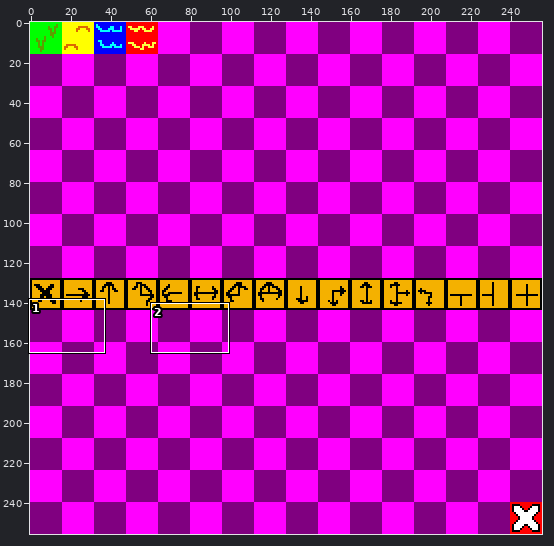
Sprite sheet -- tiled/tileset.png. The first picture is a wide view before the edit; the outline marks the close-up.
Close-up. Before:
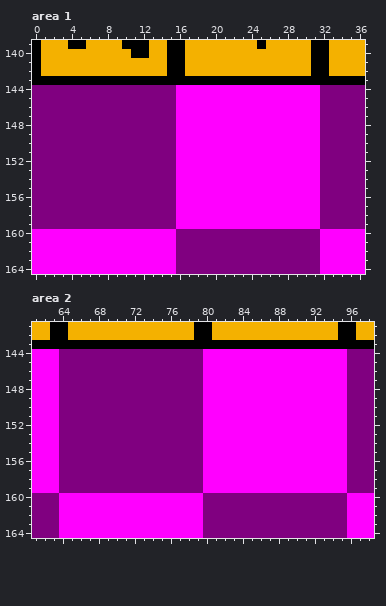
The file is 256x256 pixels. Shown: area 1: x 0..36, y 139..164; area 2: x 61..98, y 141..164. The commit also changed other parts of the picture, which this record leaves out.
After the commit:
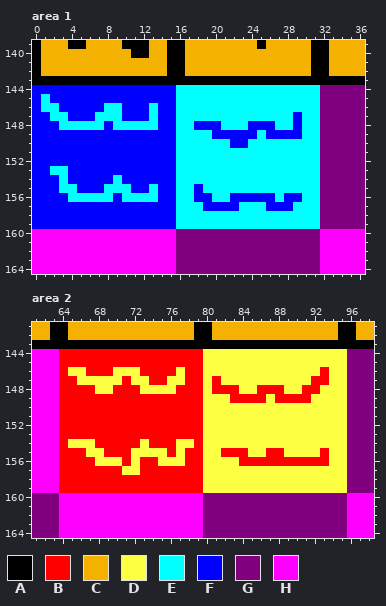
Palette (. is transparent): A #000000  B #ff0000  C #f4b100  D #fcff42  E #00ffff  F #0000ff  G #800080  H #ff00ff
The edit:
--- area 1
@@ x 0..36 @@
 143 AAAAAAAAAAAAAAAAAAAAAAAAAAAAAAAAAAAAA
-144 GGGGGGGGGGGGGGGGHHHHHHHHHHHHHHHHGGGGG
-145 GGGGGGGGGGGGGGGGHHHHHHHHHHHHHHHHGGGGG
-146 GGGGGGGGGGGGGGGGHHHHHHHHHHHHHHHHGGGGG
-147 GGGGGGGGGGGGGGGGHHHHHHHHHHHHHHHHGGGGG
-148 GGGGGGGGGGGGGGGGHHHHHHHHHHHHHHHHGGGGG
-149 GGGGGGGGGGGGGGGGHHHHHHHHHHHHHHHHGGGGG
-150 GGGGGGGGGGGGGGGGHHHHHHHHHHHHHHHHGGGGG
-151 GGGGGGGGGGGGGGGGHHHHHHHHHHHHHHHHGGGGG
-152 GGGGGGGGGGGGGGGGHHHHHHHHHHHHHHHHGGGGG
-153 GGGGGGGGGGGGGGGGHHHHHHHHHHHHHHHHGGGGG
-154 GGGGGGGGGGGGGGGGHHHHHHHHHHHHHHHHGGGGG
-155 GGGGGGGGGGGGGGGGHHHHHHHHHHHHHHHHGGGGG
-156 GGGGGGGGGGGGGGGGHHHHHHHHHHHHHHHHGGGGG
-157 GGGGGGGGGGGGGGGGHHHHHHHHHHHHHHHHGGGGG
-158 GGGGGGGGGGGGGGGGHHHHHHHHHHHHHHHHGGGGG
-159 GGGGGGGGGGGGGGGGHHHHHHHHHHHHHHHHGGGGG
+144 FFFFFFFFFFFFFFFFEEEEEEEEEEEEEEEEGGGGG
+145 FEFFFFFFFFFFFFFFEEEEEEEEEEEEEEEEGGGGG
+146 FEEFFFFFEEFFFEFFEEEEEEEEEEEEEEEEGGGGG
+147 FFEEFFFEEEFFFEFFEEEEEEEEEEEEEFEEGGGGG
+148 FFFEEEEEFEEEEEFFEEFFFEEEFFFEEFEEGGGGG
+149 FFFFFFFFFFFFFFFFEEEEFFFFFEFFFFEEGGGGG
+150 FFFFFFFFFFFFFFFFEEEEEEFFEEEEEEEEGGGGG
+151 FFFFFFFFFFFFFFFFEEEEEEEEEEEEEEEEGGGGG
+152 FFFFFFFFFFFFFFFFEEEEEEEEEEEEEEEEGGGGG
+153 FFEEFFFFFFFFFFFFEEEEEEEEEEEEEEEEGGGGG
+154 FFFEFFFFFEFFFFFFEEEEEEEEEEEEEEEEGGGGG
+155 FFFEEFFFEEEFFEFFEEFEEEEEEEEEEEEEGGGGG
+156 FFFFEEEEEFEEEEFFEEFFEEFFFFFEFFEEGGGGG
+157 FFFFFFFFFFFFFFFFEEEFFFFEEEFFFEEEGGGGG
+158 FFFFFFFFFFFFFFFFEEEEEEEEEEEEEEEEGGGGG
+159 FFFFFFFFFFFFFFFFEEEEEEEEEEEEEEEEGGGGG
 160 HHHHHHHHHHHHHHHHGGGGGGGGGGGGGGGGHHHHH
--- area 2
@@ x 61..98 @@
 143 AAAAAAAAAAAAAAAAAAAAAAAAAAAAAAAAAAAAAA
-144 HHHGGGGGGGGGGGGGGGGHHHHHHHHHHHHHHHHGGG
-145 HHHGGGGGGGGGGGGGGGGHHHHHHHHHHHHHHHHGGG
-146 HHHGGGGGGGGGGGGGGGGHHHHHHHHHHHHHHHHGGG
-147 HHHGGGGGGGGGGGGGGGGHHHHHHHHHHHHHHHHGGG
-148 HHHGGGGGGGGGGGGGGGGHHHHHHHHHHHHHHHHGGG
-149 HHHGGGGGGGGGGGGGGGGHHHHHHHHHHHHHHHHGGG
-150 HHHGGGGGGGGGGGGGGGGHHHHHHHHHHHHHHHHGGG
-151 HHHGGGGGGGGGGGGGGGGHHHHHHHHHHHHHHHHGGG
-152 HHHGGGGGGGGGGGGGGGGHHHHHHHHHHHHHHHHGGG
-153 HHHGGGGGGGGGGGGGGGGHHHHHHHHHHHHHHHHGGG
-154 HHHGGGGGGGGGGGGGGGGHHHHHHHHHHHHHHHHGGG
-155 HHHGGGGGGGGGGGGGGGGHHHHHHHHHHHHHHHHGGG
-156 HHHGGGGGGGGGGGGGGGGHHHHHHHHHHHHHHHHGGG
-157 HHHGGGGGGGGGGGGGGGGHHHHHHHHHHHHHHHHGGG
-158 HHHGGGGGGGGGGGGGGGGHHHHHHHHHHHHHHHHGGG
-159 HHHGGGGGGGGGGGGGGGGHHHHHHHHHHHHHHHHGGG
+144 HHHBBBBBBBBBBBBBBBBDDDDDDDDDDDDDDDDGGG
+145 HHHBBBBBBBBBBBBBBBBDDDDDDDDDDDDDDDDGGG
+146 HHHBDDBBBDDDBBBBDBBDDDDDDDDDDDDDBDDGGG
+147 HHHBBDDDDDBDDBBDDBBDBDDDDDDDDDDBBDDGGG
+148 HHHBBBBDDBBBDDDDBBBDBBBDDBBBDDBBDDDGGG
+149 HHHBBBBBBBBBBBBBBBBDDDBBBBDBBBBDDDDGGG
+150 HHHBBBBBBBBBBBBBBBBDDDDDDDDDDDDDDDDGGG
+151 HHHBBBBBBBBBBBBBBBBDDDDDDDDDDDDDDDDGGG
+152 HHHBBBBBBBBBBBBBBBBDDDDDDDDDDDDDDDDGGG
+153 HHHBBBBBBBBBBBBBBBBDDDDDDDDDDDDDDDDGGG
+154 HHHBDDDBBBBBDBBBDDBDDDDDDDDDDDDDDDDGGG
+155 HHHBBBDDBBBDDDDBDBBDDBBBDDBBDDDDBDDGGG
+156 HHHBBBBDDDBDBBDDDBBDDDDBBBBBBBBBBDDGGG
+157 HHHBBBBBBBDDBBBBBBBDDDDDDDDDDDDDDDDGGG
+158 HHHBBBBBBBBBBBBBBBBDDDDDDDDDDDDDDDDGGG
+159 HHHBBBBBBBBBBBBBBBBDDDDDDDDDDDDDDDDGGG
 160 GGGHHHHHHHHHHHHHHHHGGGGGGGGGGGGGGGGHHH
